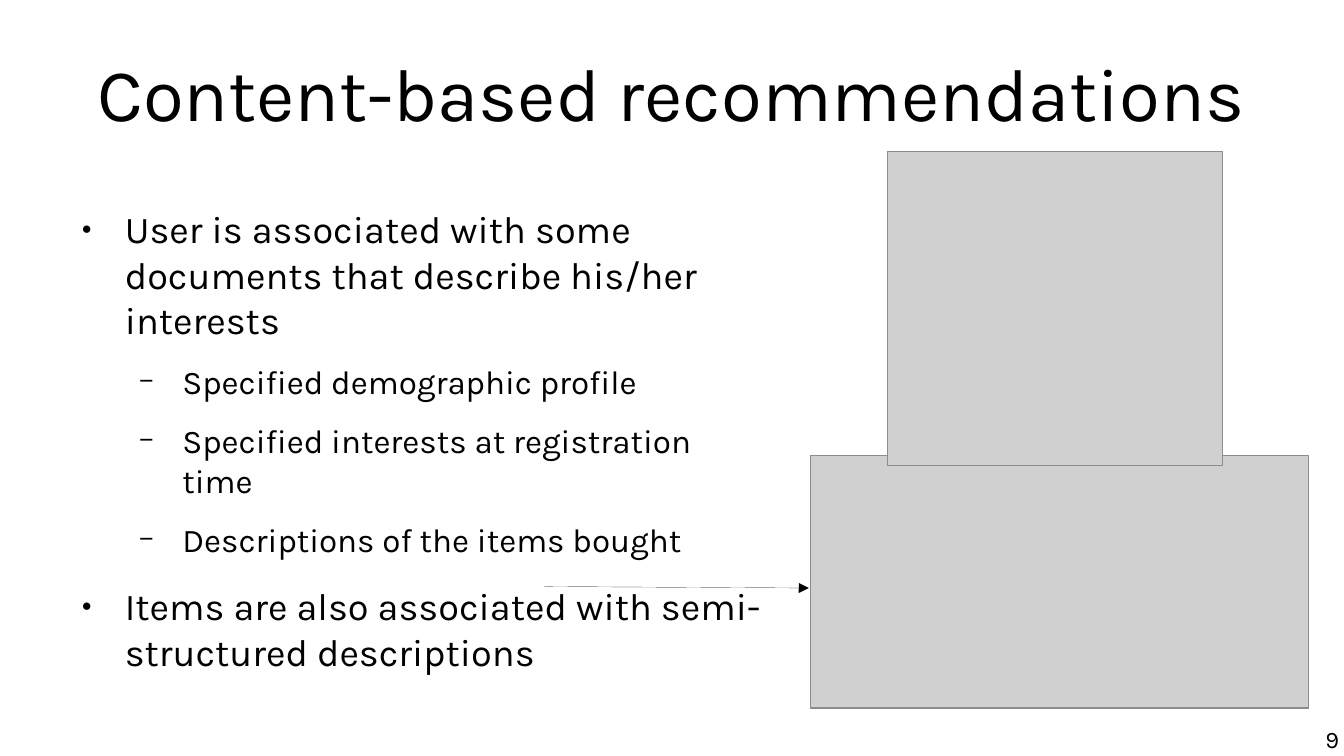
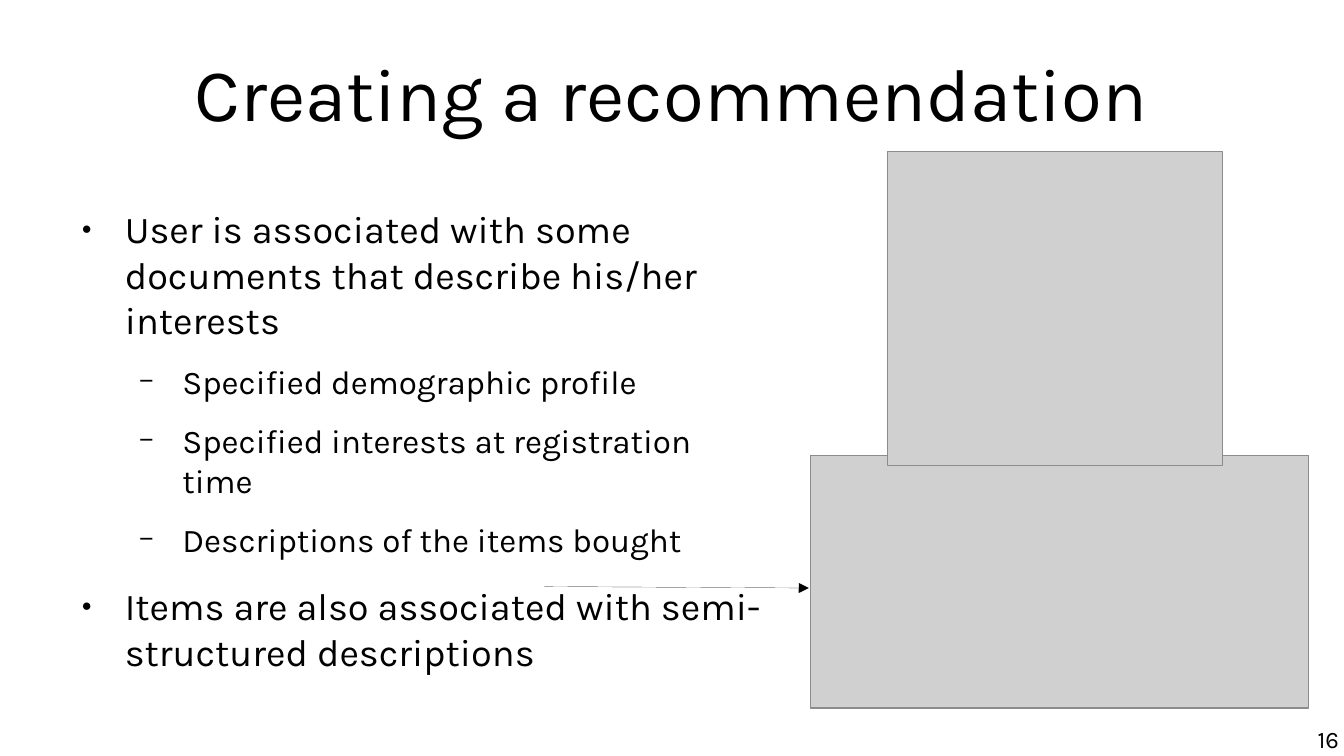
Before and after one commit to chatox/data-mining-course, a slide deck: slide 16 of theory/tt08_recommender_systems.odp (slide 9 before the commit). Drawn at 1344x756 pixels with LibreOffice and Linux fonts; fonts in the diff are those of the drawing; grey boxes stand for pictures. Boxes give left, top, right and bottom in pixels: in the first picture for what was removed or moved away, otherwise in the second. Text is boxed around its words. In the diff, an @@ line names an element or a change of style, - is before the commit and + after.

```diff
--- a/theory/tt08_recommender_systems.odp
+++ b/theory/tt08_recommender_systems.odp
@@ title at (x1=195, y1=69, x2=1148, y2=139): text changed @@
-Content-based recommendations
+Creating a recommendation
@@ page number at (x1=1318, y1=733, x2=1339, y2=749): text changed @@
-9
+16
```
Also in this commit, not shown: 3 other slides changed, 17 slides added, 5 slides removed.
